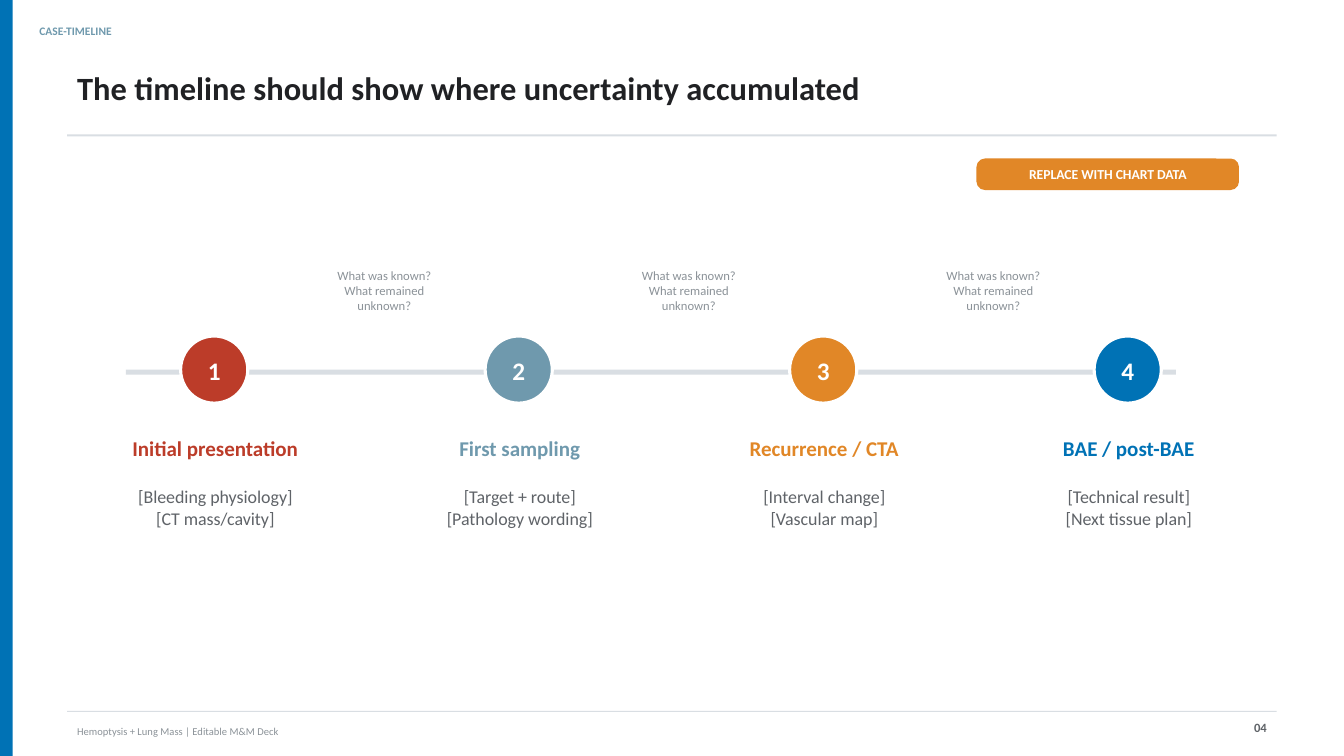
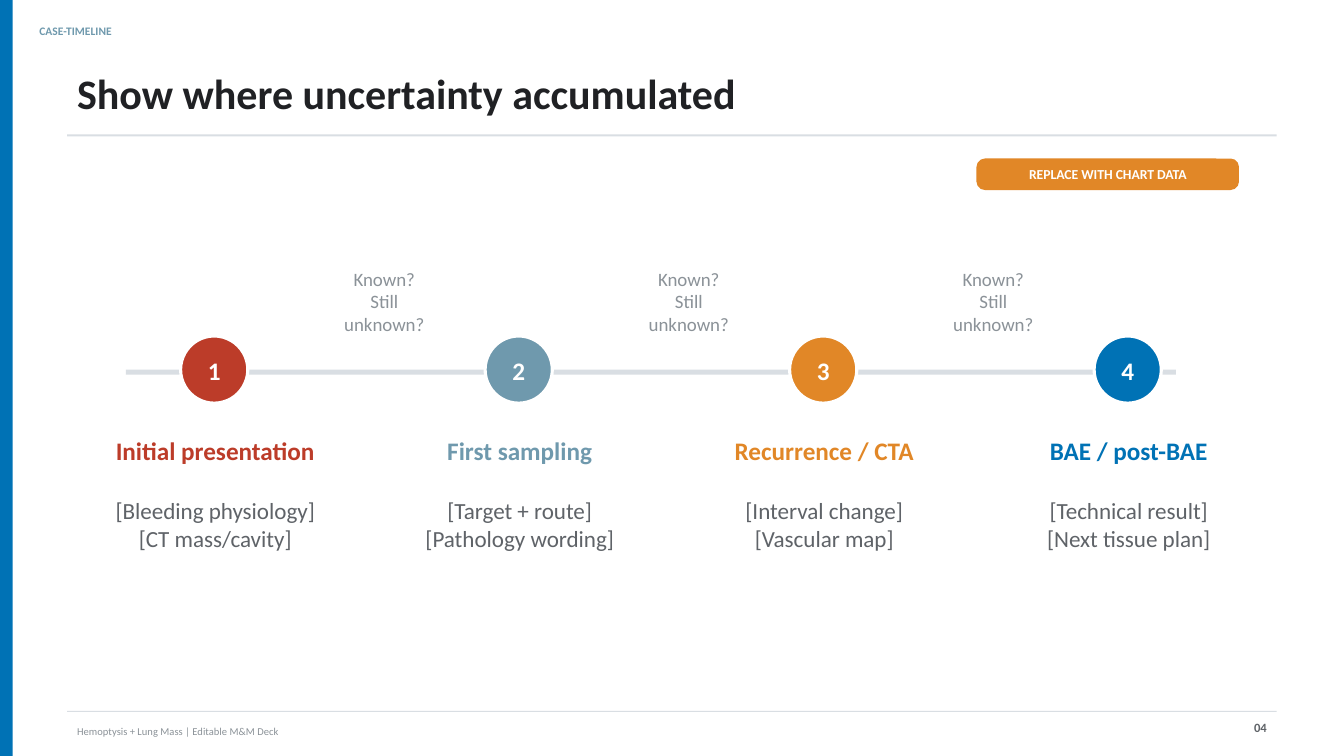
Before and after one commit to henrylab865/medical-slide-templates, a slide deck: slide 4 of examples/hemoptysis-lung-mass-mm/Hemoptysis_Lung_Mass_MM_NEJM_EN.pptx. Drawn at 1344x756 pixels with LibreOffice and Linux fonts; fonts in the diff are those of the drawing. Boxes give left, top, right and bottom in pixels: in the first picture for what was removed or moved away, otherwise in the second. Text is boxed around its words. In the diff, an @@ line names an element or a change of style, - is before the commit and + after.

Commit message:
Increase M&M deck readability for auditorium use
Shortens visible copy and enlarges primary body, table, and chart text in both language editions.

```diff
--- a/examples/hemoptysis-lung-mass-mm/Hemoptysis_Lung_Mass_MM_NEJM_EN.pptx
+++ b/examples/hemoptysis-lung-mass-mm/Hemoptysis_Lung_Mass_MM_NEJM_EN.pptx
@@ text at (x1=77, y1=79, x2=735, y2=116): text changed; size 23.2 to 30 pt @@
-The timeline should show where uncertainty accumulated
+Show where uncertainty accumulated
@@ text at (x1=344, y1=273, x2=424, y2=331): text changed; size 9 to 13.5 pt @@
-What was known?
-What remained unknown?
+Known?
+Still unknown?
@@ text at (x1=649, y1=273, x2=729, y2=331): text changed; size 9 to 13.5 pt @@
-What was known?
-What remained unknown?
+Known?
+Still unknown?
@@ text at (x1=953, y1=273, x2=1033, y2=331): text changed; size 9 to 13.5 pt @@
-What was known?
-What remained unknown?
+Known?
+Still unknown?
@@ size 15 to 18 pt in 4 elements at (x1=116, y1=442, x2=314, y2=464), (x1=447, y1=442, x2=592, y2=464), (x1=735, y1=443, x2=913, y2=460), (x1=1050, y1=443, x2=1207, y2=464) @@
@@ text "[Bleeding physiology]" moved from (x1=138, y1=490, x2=292, y2=528) to (x1=116, y1=502, x2=315, y2=551) @@
@@ text "[Target + route]" moved from (x1=447, y1=490, x2=593, y2=528) to (x1=425, y1=502, x2=614, y2=551) @@
@@ text "[Interval change]" moved from (x1=763, y1=490, x2=885, y2=528) to (x1=745, y1=502, x2=903, y2=551) @@
@@ size 12.8 to 16.5 pt in 4 elements at (x1=116, y1=502, x2=315, y2=551), (x1=425, y1=502, x2=614, y2=551), (x1=745, y1=502, x2=903, y2=551), (x1=1047, y1=502, x2=1211, y2=551) @@
@@ text "[Technical result]" moved from (x1=1066, y1=490, x2=1192, y2=528) to (x1=1047, y1=502, x2=1211, y2=551) @@
```
Also in this commit, not shown: 18 other slides changed, 3 other files.
